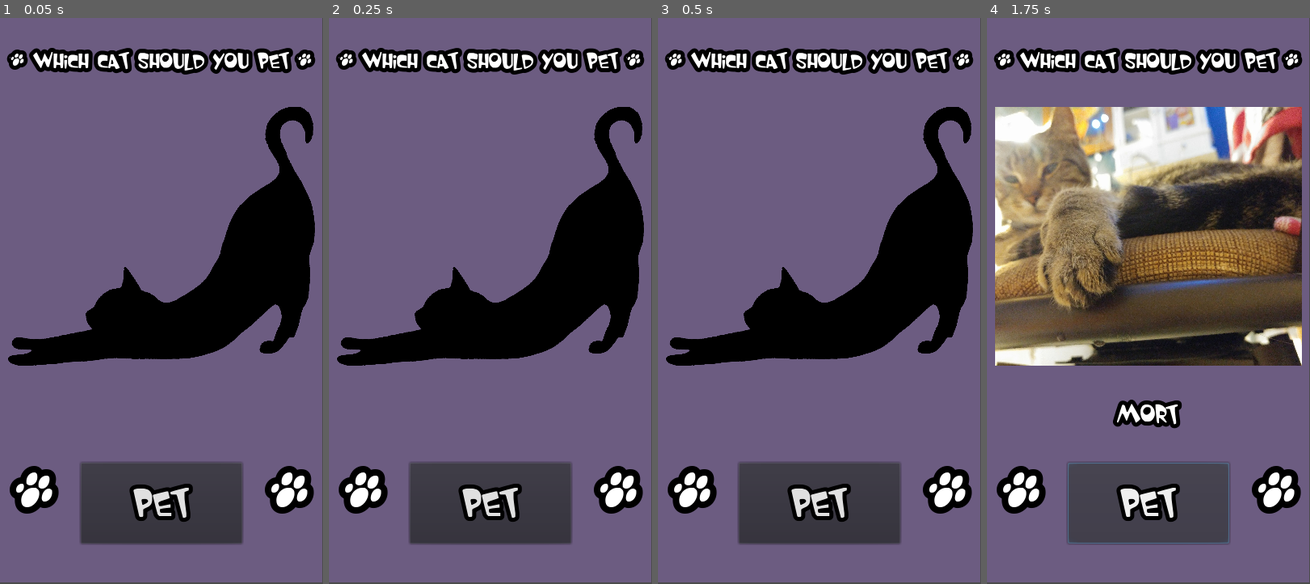
Above: before the commit, frames 1-4 (left to right).
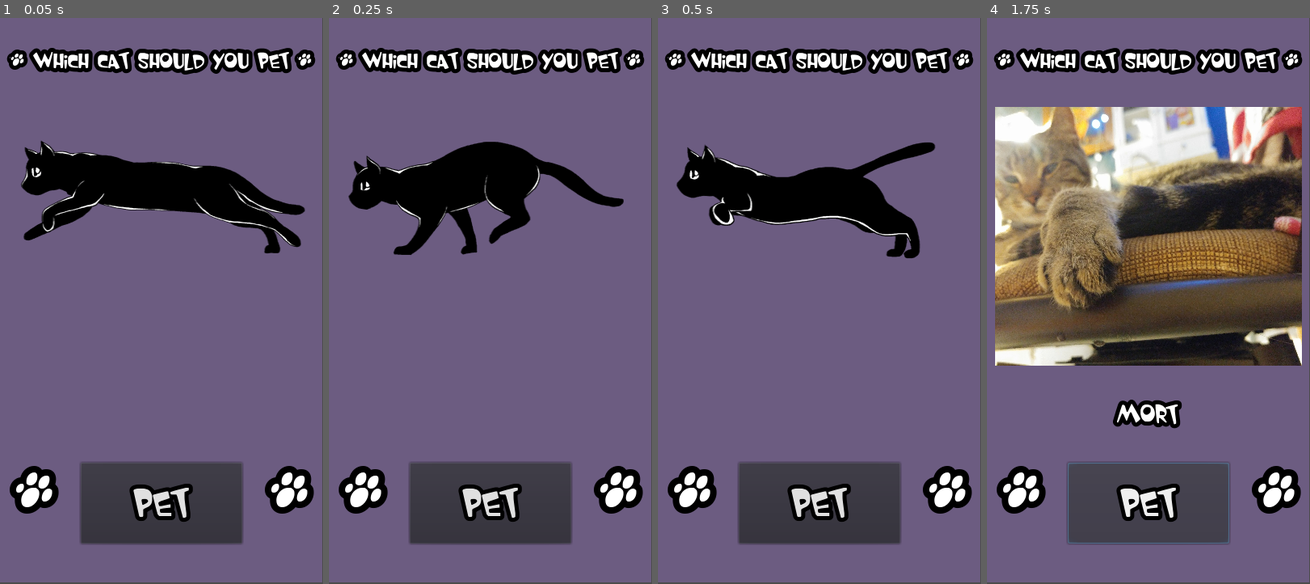
Above: after the commit, the same moments.

Repository: kmk-pdx/button-masher
Game: Godot game, scene res://Node2D.tscn
The game is run twice, just before and just after one commit, with the same random seed, the same clock (stepped at 60 frames per second) and the same inputs. The engine's default icon, where the game draws it, is replaced by a stand-in: a white triangle on a blue panel in a dark square.
Inputs:
- Up to frame 1 (0.05 s): no input
- Up to frame 2 (0.25 s): no input
- Up to frame 3 (0.5 s): no input
- Up to frame 4 (1.75 s): click "PET" at 0.5 s; click "PET" at 1.25 s

The runs differ from the first frame. In frame 1, 19% of the frame differs, in the area x 2-98%, y 15-62%; in frame 2, 20%; in frame 3, 19%; in frame 4, nothing differs.
Error after the commit: Attempt to call function 'queue_free' in base 'previously freed instance' on a null instance. (res://Node2D.gd:19)

Commit message:
Added sound

Diff:
--- a/Node2D.gd
+++ b/Node2D.gd
@@ -2,20 +2,18 @@
 
 onready var textbox = $CenterContainer/CatNameText
 onready var imagebox = $CenterContainer/Control/TextureRect
+onready var runningcat = $CenterContainer/Control/AnimatedSprite
+onready var buttonaudio = $AudioStreamPlayer
 var strings = ["momo", "mochi", "mori", "dorian", "moreau", "mika", "mort"]
 var images = ["res://momo.jpg", "res://icon.png", "res://mori.jpg", "res://icon.png", "res://moreau.jpg", "res://mika.jpg", "res://mort.jpg"]
 
-# Called when the node enters the scene tree for the first time.
 func _ready():
 	randomize()
-
-
-# Called every frame. 'delta' is the elapsed time since the previous frame.
-#func _process(delta):
-#	pass
-
 
 func _on_Button_pressed():
 	var choice = randi()%strings.size()
 	textbox.text = strings[choice]
 	imagebox.texture = load(images[choice])
+	buttonaudio.play()
+	if runningcat != null:
+		runningcat.queue_free()
--- a/Node2D.tscn
+++ b/Node2D.tscn
@@ -1,7 +1,8 @@
-[gd_scene load_steps=8 format=2]
-
-[ext_resource path="res://465-4657736_black-cat-silhouette.png" type="Texture" id=1]
+[gd_scene load_steps=23 format=2]
+
+[ext_resource path="res://powerUp7.ogg" type="AudioStream" id=1]
 [ext_resource path="res://Node2D.gd" type="Script" id=2]
+[ext_resource path="res://tuna_sprite.png" type="Texture" id=3]
 [ext_resource path="res://GARFIELD the CAT.ttf" type="DynamicFontData" id=4]
 
 [sub_resource type="DynamicFont" id=1]
@@ -10,19 +11,92 @@
 outline_color = Color( 0, 0, 0, 1 )
 font_data = ExtResource( 4 )
 
-[sub_resource type="DynamicFont" id=2]
+[sub_resource type="AtlasTexture" id=2]
+flags = 4
+atlas = ExtResource( 3 )
+region = Rect2( 0, 0, 408, 199 )
+
+[sub_resource type="AtlasTexture" id=3]
+flags = 4
+atlas = ExtResource( 3 )
+region = Rect2( 0, 199, 408, 199 )
+
+[sub_resource type="AtlasTexture" id=4]
+flags = 4
+atlas = ExtResource( 3 )
+region = Rect2( 0, 398, 408, 199 )
+
+[sub_resource type="AtlasTexture" id=5]
+flags = 4
+atlas = ExtResource( 3 )
+region = Rect2( 0, 597, 408, 199 )
+
+[sub_resource type="AtlasTexture" id=6]
+flags = 4
+atlas = ExtResource( 3 )
+region = Rect2( 0, 796, 408, 199 )
+
+[sub_resource type="AtlasTexture" id=7]
+flags = 4
+atlas = ExtResource( 3 )
+region = Rect2( 0, 995, 408, 199 )
+
+[sub_resource type="AtlasTexture" id=8]
+flags = 4
+atlas = ExtResource( 3 )
+region = Rect2( 0, 1194, 408, 199 )
+
+[sub_resource type="AtlasTexture" id=9]
+flags = 4
+atlas = ExtResource( 3 )
+region = Rect2( 0, 1393, 408, 199 )
+
+[sub_resource type="AtlasTexture" id=10]
+flags = 4
+atlas = ExtResource( 3 )
+region = Rect2( 0, 1592, 408, 199 )
+
+[sub_resource type="AtlasTexture" id=11]
+flags = 4
+atlas = ExtResource( 3 )
+region = Rect2( 0, 1791, 408, 199 )
+
+[sub_resource type="AtlasTexture" id=12]
+flags = 4
+atlas = ExtResource( 3 )
+region = Rect2( 0, 1990, 408, 199 )
+
+[sub_resource type="AtlasTexture" id=13]
+flags = 4
+atlas = ExtResource( 3 )
+region = Rect2( 0, 2189, 408, 199 )
+
+[sub_resource type="AtlasTexture" id=14]
+flags = 4
+atlas = ExtResource( 3 )
+region = Rect2( 0, 2388, 408, 199 )
+
+[sub_resource type="SpriteFrames" id=15]
+animations = [ {
+"frames": [ SubResource( 2 ), SubResource( 3 ), SubResource( 4 ), SubResource( 5 ), SubResource( 6 ), SubResource( 7 ), SubResource( 8 ), SubResource( 9 ), SubResource( 10 ), SubResource( 11 ), SubResource( 12 ), SubResource( 13 ), SubResource( 14 ) ],
+"loop": true,
+"name": "runningcat",
+"speed": 25.0
+} ]
+
+[sub_resource type="DynamicFont" id=16]
 size = 40
 outline_size = 5
 outline_color = Color( 0, 0, 0, 1 )
 font_data = ExtResource( 4 )
 
-[sub_resource type="DynamicFont" id=3]
+[sub_resource type="DynamicFont" id=17]
 size = 60
 outline_size = 8
 outline_color = Color( 0, 0, 0, 1 )
 font_data = ExtResource( 4 )
 
-[sub_resource type="DynamicFont" id=4]
+[sub_resource type="DynamicFont" id=18]
 size = 37
 outline_size = 5
 outline_color = Color( 0, 0, 0, 1 )
@@ -73,19 +147,26 @@
 anchor_bottom = 1.0
 margin_left = 10.0
 margin_right = -10.0
-texture = ExtResource( 1 )
 expand = true
 stretch_mode = 7
 __meta__ = {
 "_edit_use_anchors_": false
 }
 
+[node name="AnimatedSprite" type="AnimatedSprite" parent="CenterContainer/Control"]
+scale = Vector2( 0.978, 1 )
+frames = SubResource( 15 )
+animation = "runningcat"
+frame = 12
+playing = true
+centered = false
+
 [node name="CatNameText" type="Label" parent="CenterContainer"]
 margin_top = 440.0
 margin_right = 400.0
 margin_bottom = 540.0
 rect_min_size = Vector2( 150, 100 )
-custom_fonts/font = SubResource( 2 )
+custom_fonts/font = SubResource( 16 )
 align = 1
 valign = 1
 
@@ -123,6 +204,9 @@
 margin_top = 31.0
 margin_right = 364.0
 margin_bottom = 69.0
-custom_fonts/font = SubResource( 3 )
+custom_fonts/font = SubResource( 17 )
 text = " @"
+
+[node name="AudioStreamPlayer" type="AudioStreamPlayer" parent="."]
+stream = ExtResource( 1 )
 [connection signal="pressed" from="CenterContainer/CenterContainer/HBoxContainer/Button" to="." method="_on_Button_pressed"]
Not shown: 2 places in Node2D.tscn that only renumber resources
Not shown, added: html export/buttmash.png.import
Not shown, added: html export/favicon.png.import
Not shown, added: powerUp7.ogg.import
Binary file added: tuna_sprite.png
Not shown, added: tuna_sprite.png.import
Not shown, added: powerUp7.ogg
